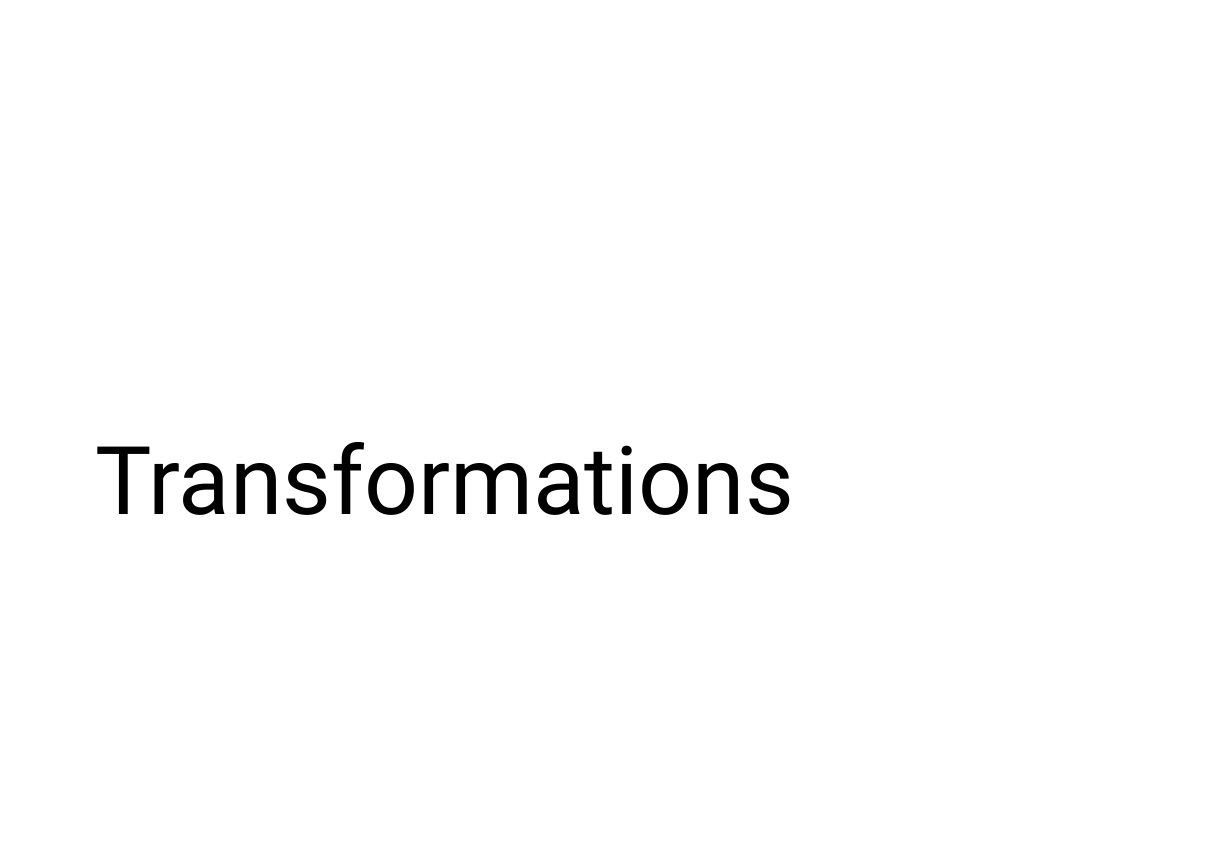
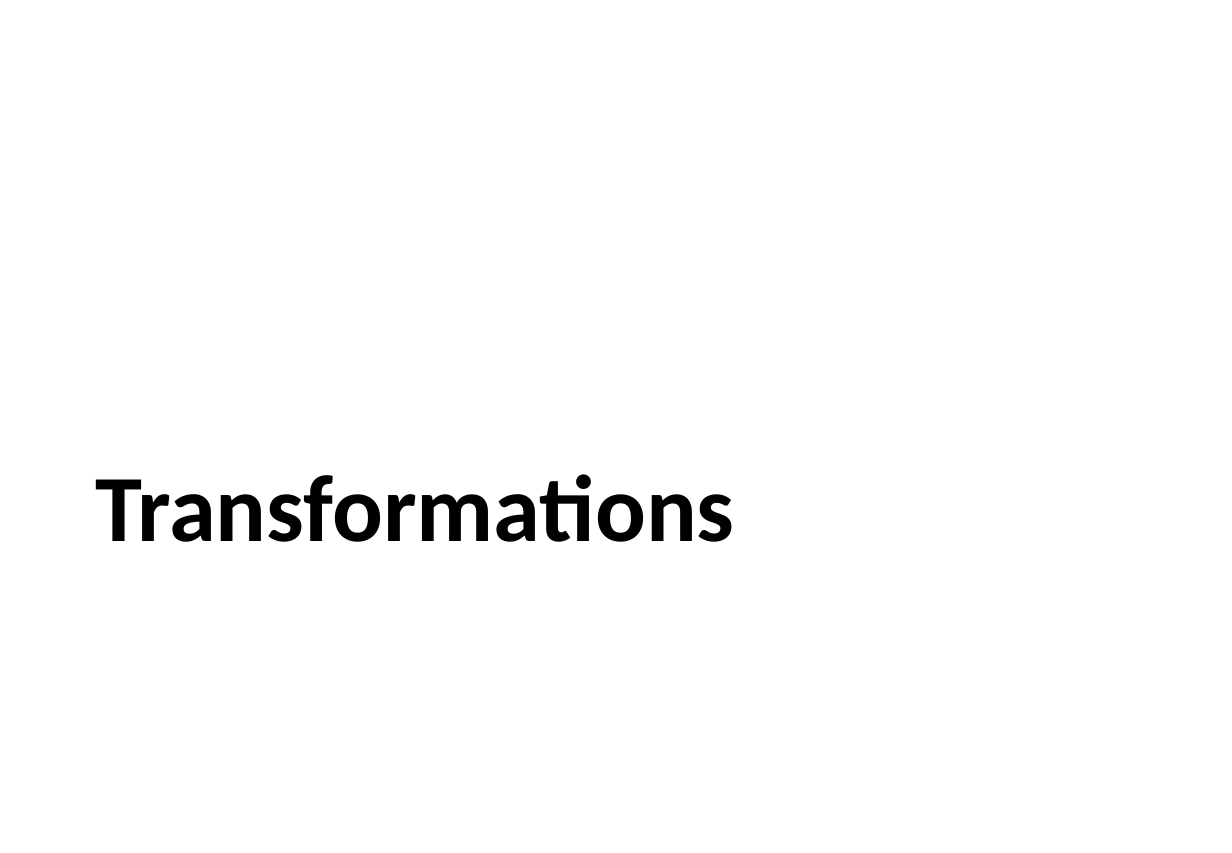
Before and after one commit to RahidZaman/cs481681-cgr, a slide deck: slide 13 of slides/class02-graphics-libxor.pptx. Drawn at 1232x853 pixels with LibreOffice and Linux fonts; fonts in the diff are those of the drawing; background and template pictures are left out. Boxes give left, top, right and bottom in pixels: in the first picture for what was removed or moved away, otherwise in the second. Text is boxed around its words. In the diff, an @@ line names an element or a change of style, - is before the commit and + after.

```diff
--- a/slides/class02-graphics-libxor.pptx
+++ b/slides/class02-graphics-libxor.pptx
@@ title "Transformations": place and size @@
-title "Transformations" at [95, 442, 794, 515]
+title "Transformations" at [95, 474, 734, 542]
@@ title "Transformations" at [95, 474, 734, 542]: font Roboto to Calibri, bold on @@
```
Also in this commit, not shown: 16 other slides changed, 2 slides added, 1 slide removed, 16 other files.
